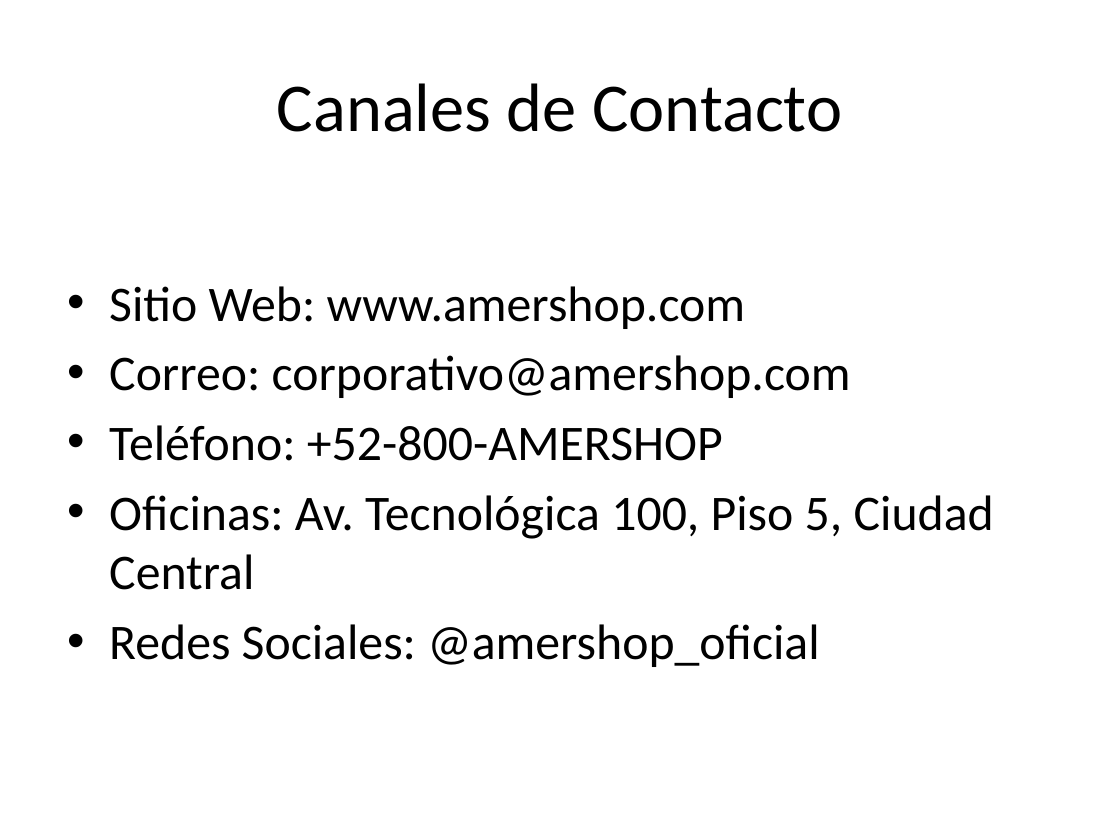
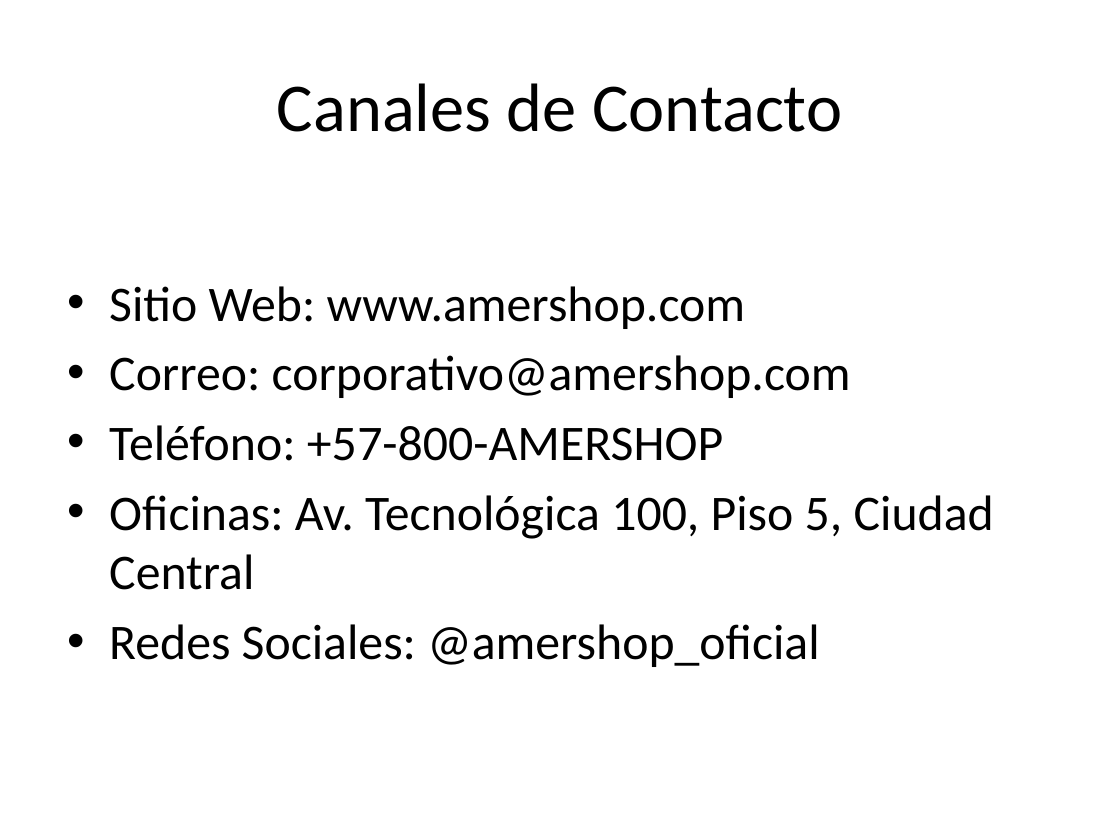
Before and after one commit to Desarrollo-de-software-2-DAM/Agente, a slide deck: slide 6 of backend/documents/presentacion_empresa.pptx. Drawn at 1120x840 pixels with LibreOffice and Linux fonts; fonts in the diff are those of the drawing. Boxes give left, top, right and bottom in pixels: in the first picture for what was removed or moved away, otherwise in the second. Text is boxed around its words. In the diff, an @@ line names an element or a change of style, - is before the commit and + after.

```diff
--- a/backend/documents/presentacion_empresa.pptx
+++ b/backend/documents/presentacion_empresa.pptx
@@ text at (109, 425, 723, 461): text changed @@
-• Teléfono: +52-800-AMERSHOP
+• Teléfono: +57-800-AMERSHOP
```
Also in this commit, not shown: 13 other files.
